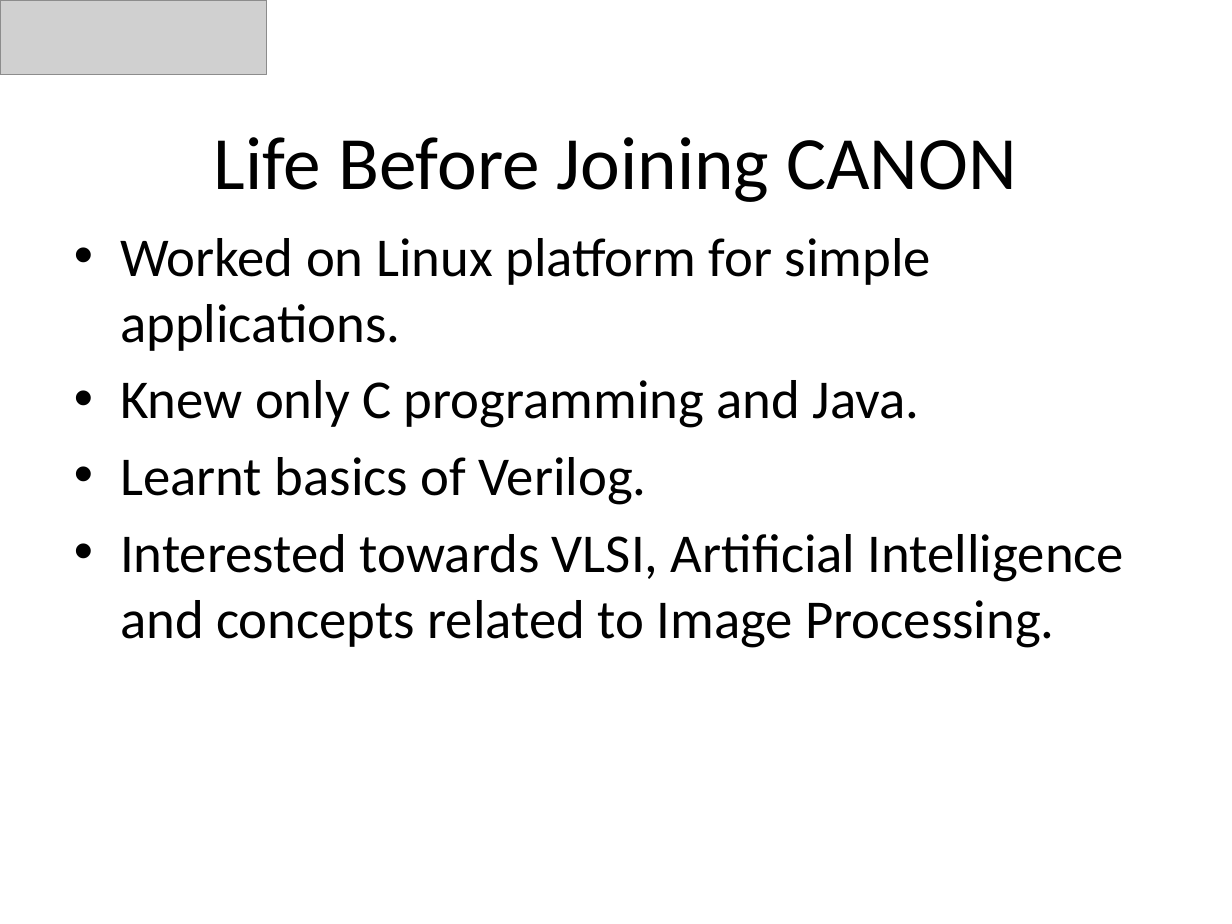
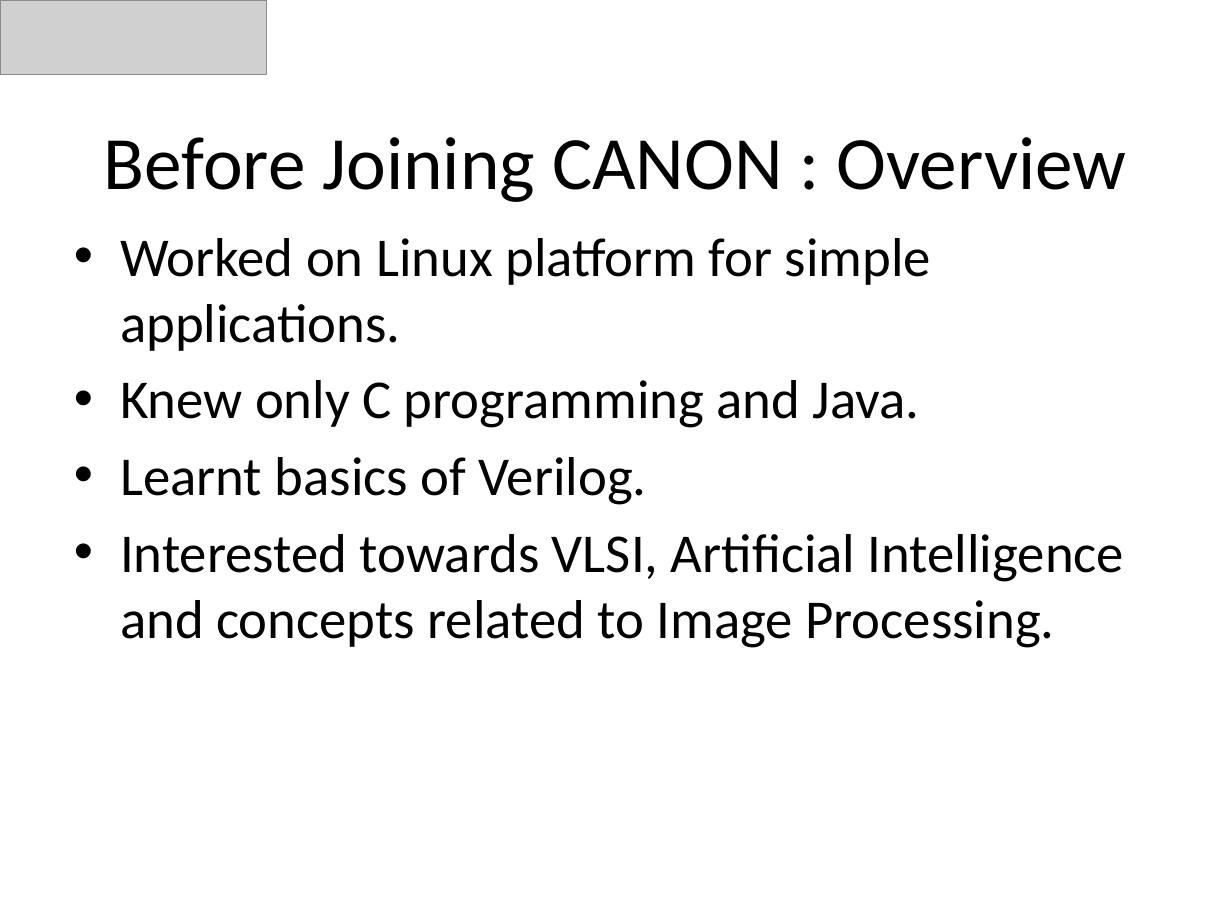
Before and after one commit to KishanVasu/Hello-world, a slide deck: slide 3 of SV [Autosaved].pptx (slide 2 before the commit). Drawn at 1232x924 pixels with LibreOffice and Linux fonts; fonts in the diff are those of the drawing; grey boxes stand for pictures. Boxes give left, top, right and bottom in pixels: in the first picture for what was removed or moved away, otherwise in the second. Text is boxed around its words. In the diff, an @@ line names an element or a change of style, - is before the commit and + after.

```diff
--- a/SV [Autosaved].pptx
+++ b/SV [Autosaved].pptx
@@ title at (104,137,1126,202): text changed @@
-Life Before Joining CANON
+Before Joining CANON : Overview
```
Also in this commit, not shown: 18 other slides changed, 10 slides added, 1 slide removed.
